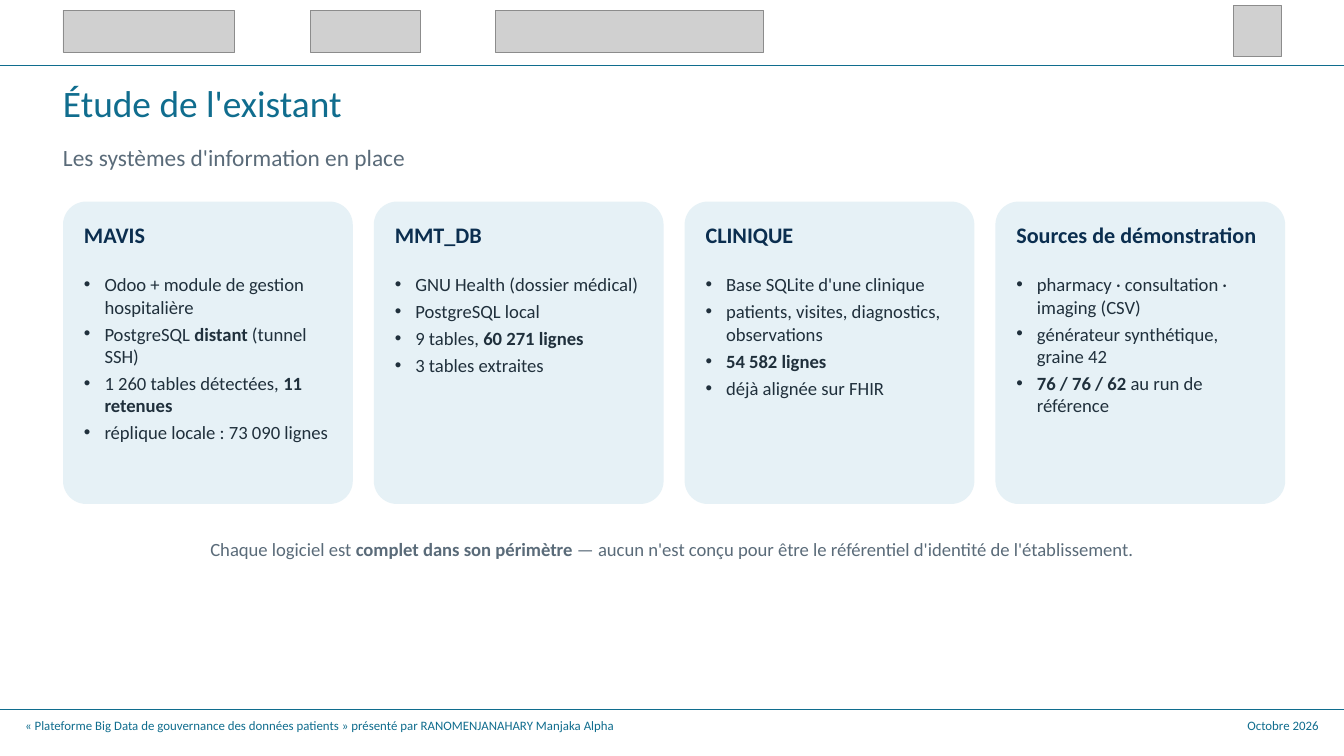
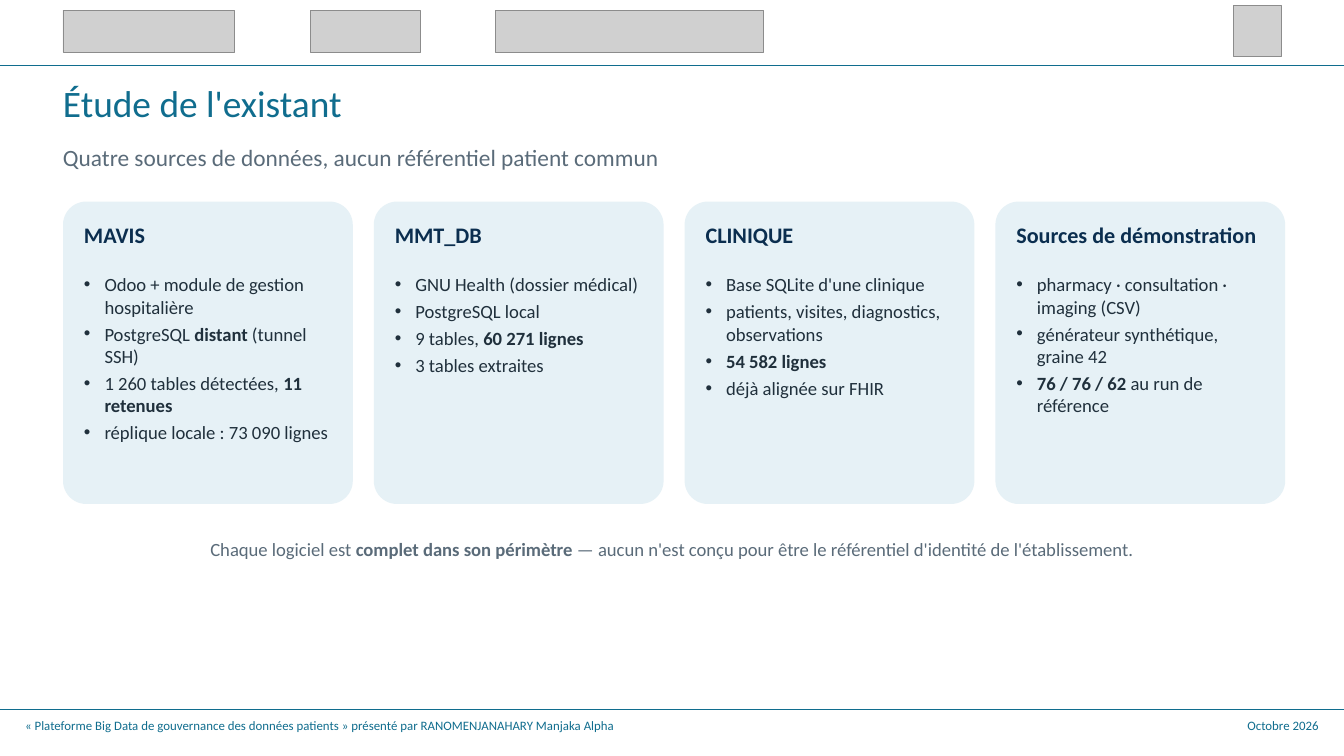
Before and after one commit to Alphamanjaka/test-big-data, a slide deck: slide 10 of documents/slide_soutenance/V2soutenance_m2_mmt_alpha.pptx. Drawn at 1344x756 pixels with LibreOffice and Linux fonts; fonts in the diff are those of the drawing; grey boxes stand for pictures. Boxes give left, top, right and bottom in pixels: in the first picture for what was removed or moved away, otherwise in the second. Text is boxed around its words. In the diff, an @@ line names an element or a change of style, - is before the commit and + after.

```diff
--- a/documents/slide_soutenance/V2soutenance_m2_mmt_alpha.pptx
+++ b/documents/slide_soutenance/V2soutenance_m2_mmt_alpha.pptx
@@ text at (63, 150, 658, 170): text changed @@
-Les systèmes d'information en place
+Quatre sources de données, aucun référentiel patient commun
```
Also in this commit, not shown: 10 other slides changed, 24 other files.
